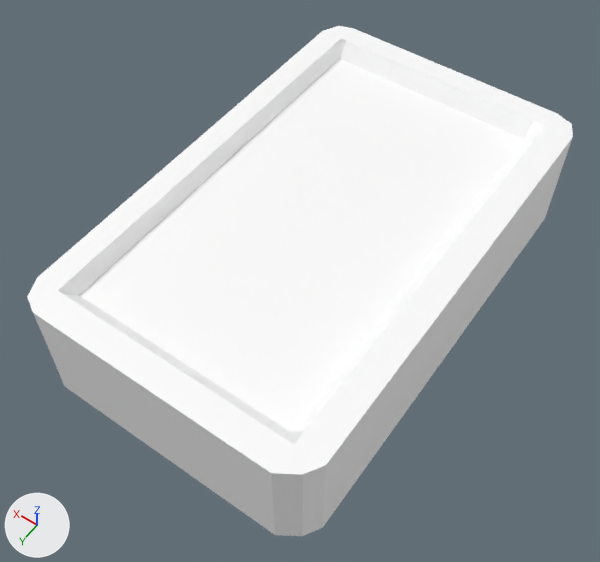
Before and after pictures for a commit that changed the glTF model assets/objects/Personal Care/Soap/Soap.glb.
Rendered twice from a camera (50 mm lens) standing at (-0.776, 1.169, 1.944) and looking at (0.003, 0.078, 0.23). The lights are fixed; the arrows at lower left show +X, +Y and +Z. The first picture is the older version. Where no turn or scale is listed for an object, it has been applied to the vertices. Vertices at exactly the same position are counted once.
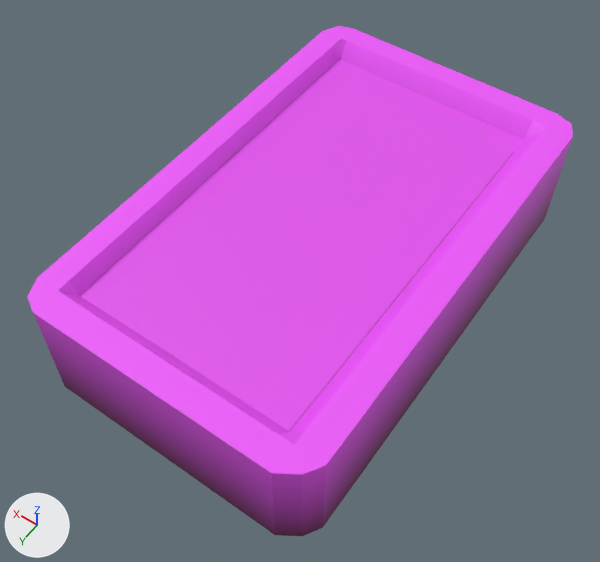
Changed parts and their boxes [x1, y1, x2, y2] in the pictures (600 x 562 px):
'Cube', surface changed (white to pink)
    both: [27, 26, 573, 536]

The change, as a diff of the scene's bpy script:
```diff
--- a/assets/objects/Personal Care/Soap/Soap.glb.py
+++ b/assets/objects/Personal Care/Soap/Soap.glb.py
@@ img_base_texture @@
+img_base_texture = load_image('Base Texture', '_unpacked/Base_Texture', 1024, 1024, 'sRGB')
@@ mat_material @@
 mat_material = principled_material('Material')
-mat_material.base_color = (1.0, 1.0, 1.0)  # white #ffffff
+mat_material.texture = img_base_texture
@@ me_cube @@
 me_cube.from_pydata(...)  # 72 vertices, 140 faces; spans x -0.401..0.401, y -0.658..0.632, z 0.127..0.446
 # used by ob_cube; location = (0.0, 0.0, 0.0)
+# me_cube part 1: texture (UV) coordinates of 140 of 140 faces, centred in x -0.401..0.401, y -0.658..0.632, z 0.127..0.446, changed; they spanned u 0.12..0.88, v 0.0..1.0 and now span u 0.0..1.0, v 0.0..1.0
 me_cube.materials.append(mat_material)
```
